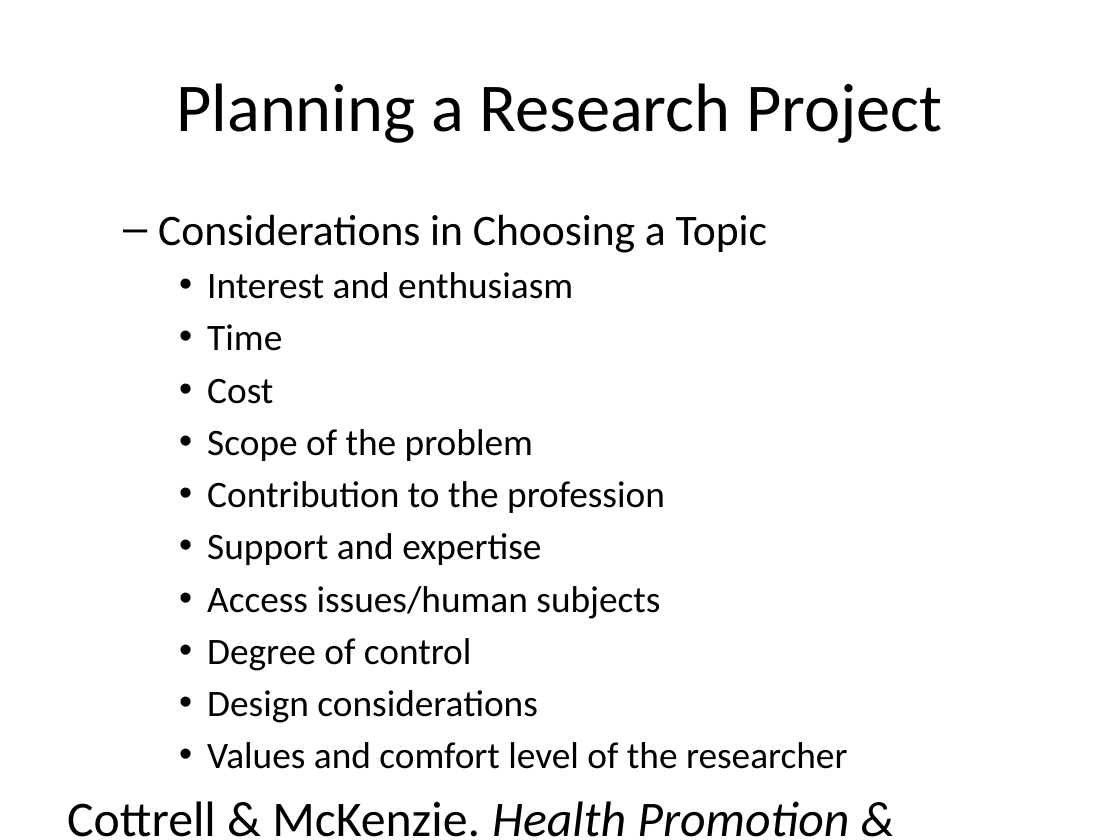
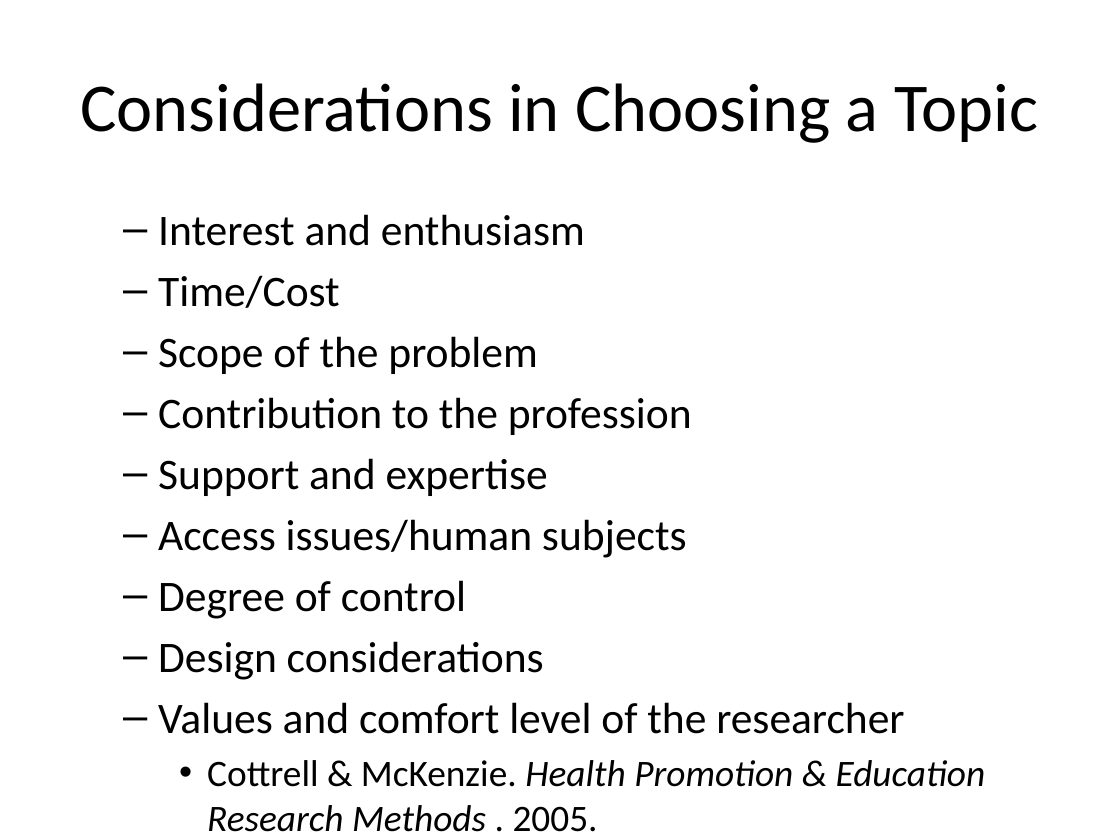
Before and after one commit to classes-medb/5510, a slide deck: slide 8 of doc/video-02-planning.pptx. Drawn at 1120x840 pixels with LibreOffice and Linux fonts; fonts in the diff are those of the drawing. Boxes give left, top, right and bottom in pixels: in the first picture for what was removed or moved away, otherwise in the second. Text is boxed around its words. In the diff, an @@ line names an element or a change of style, - is before the commit and + after.

```diff
--- a/doc/video-02-planning.pptx
+++ b/doc/video-02-planning.pptx
@@ title at [80,83,1038,143]: text changed @@
-Planning a Research Project
+Considerations in Choosing a Topic
@@ text at [158,214,767,253]: paragraph removed @@
-  – Considerations in Choosing a Topic
@@ text at [158,214,986,832]: size 24 to 28 pt in "Interest and enthusiasm", "Scope of the problem", "Contribution to the profession", "Support and expertise" and 4 more places; size 32 to 24 pt in "Cottrell & McKenzie. Health Promotion & Education ..."; bullet • to –; list level 3 to 2 in "Interest and enthusiasm"; list level 3 to 2 in "Scope of the problem"; list level 3 to 2 in "Contribution to the profession"; list level 3 to 2 in "Support and expertise"; list level 3 to 2 in "Access issues/human subjects"; list level 3 to 2 in "Degree of control"; list level 3 to 2 in "Design considerations"; list level 3 to 2 in "Values and comfort level of ..."; bullet none to •; list level 1 to 3 in "Cottrell & McKenzie. Health Promotion ..." @@
@@ text at [158,275,340,308]: text changed; size 24 to 28 pt @@
-    • Time
-    • Cost
+  – Time/Cost
```
Also in this commit, not shown: 2 other slides changed, 4 other files.
